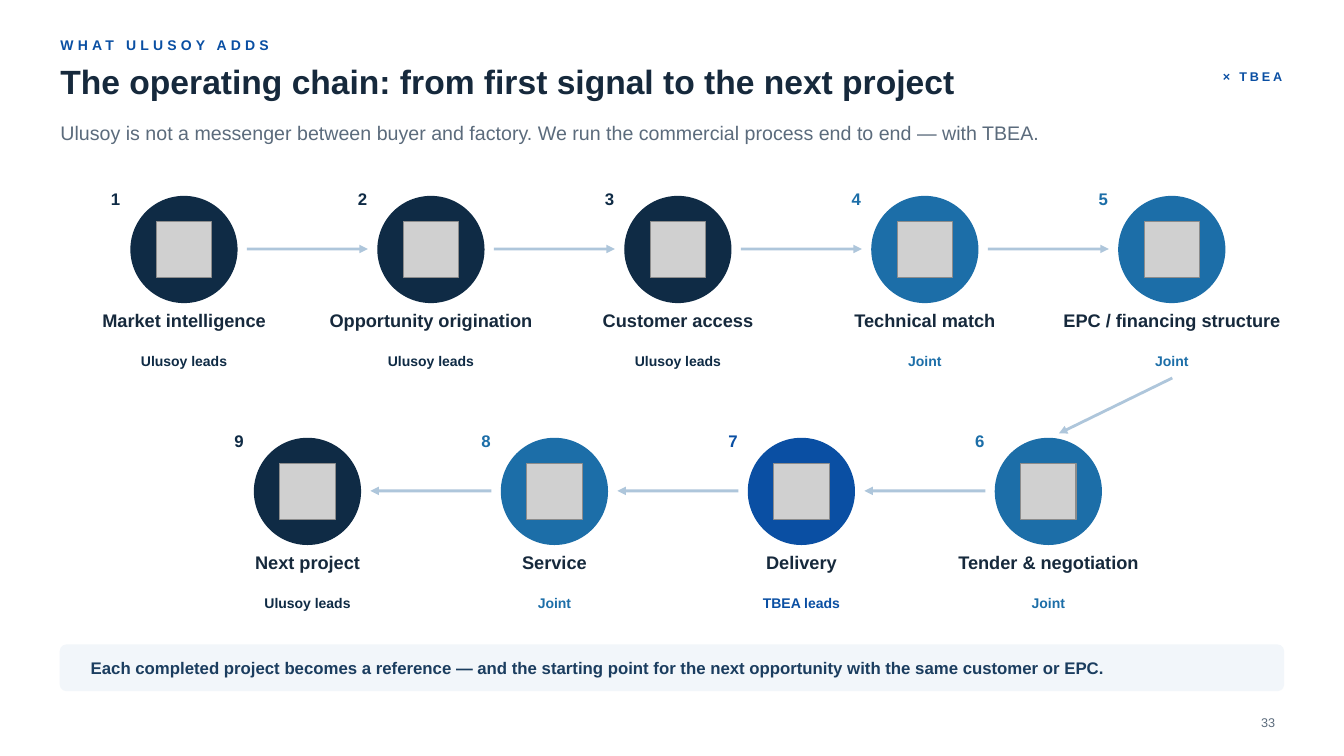
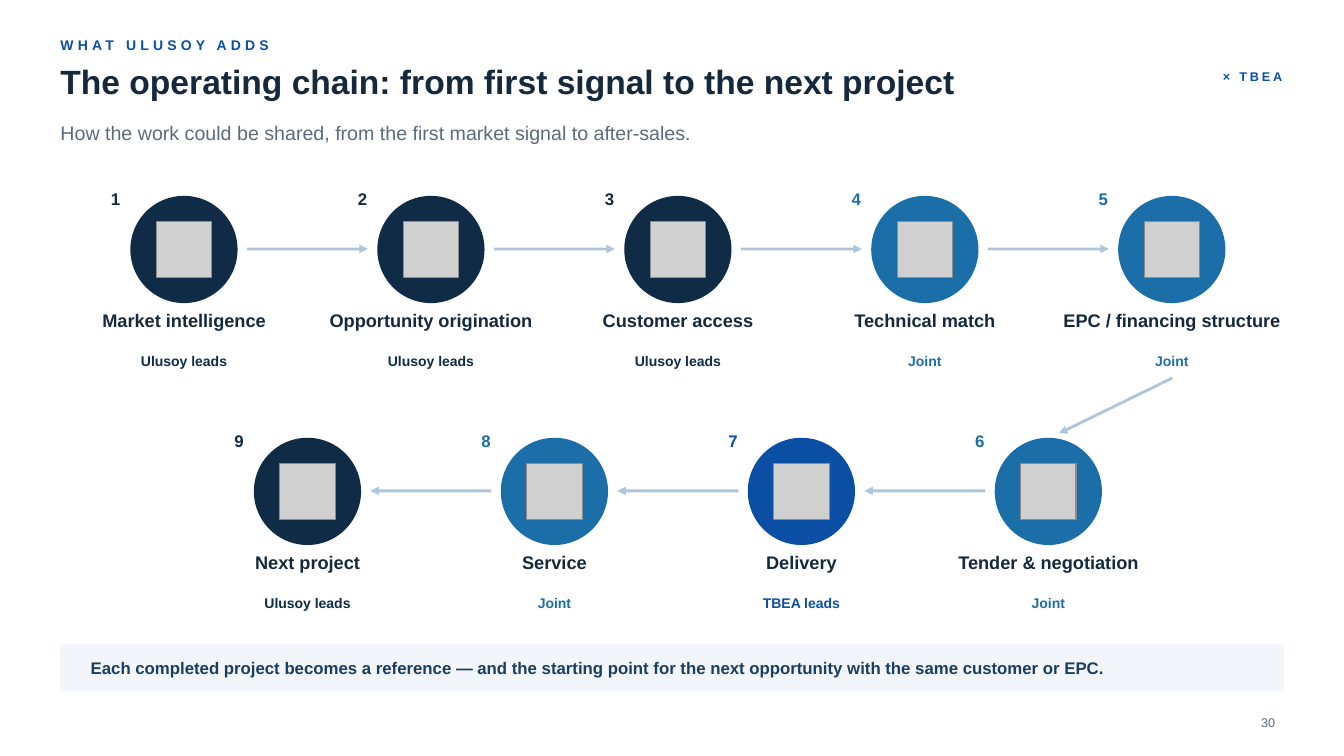
Before and after one commit to taimoorRazi/MultiTransformer, a slide deck: slide 30 of TBEA_HQ_Partnership_v2/Ulusoy - TBEA Partnership.pptx (slide 33 before the commit). Drawn at 1344x756 pixels with LibreOffice and Linux fonts; fonts in the diff are those of the drawing; grey boxes stand for pictures; background and template pictures are left out. Boxes give left, top, right and bottom in pixels: in the first picture for what was removed or moved away, otherwise in the second. Text is boxed around its words. In the diff, an @@ line names an element or a change of style, - is before the commit and + after.

```diff
--- a/TBEA_HQ_Partnership_v2/Ulusoy - TBEA Partnership.pptx
+++ b/TBEA_HQ_Partnership_v2/Ulusoy - TBEA Partnership.pptx
@@ text at (60,126,691,144): text changed @@
-Ulusoy is not a messenger between buyer and factory. We run the commercial process end to end — with TBEA.
+How the work could be shared, from the first market signal to after-sales.
@@ page number at (1261,718,1275,727): text changed @@
-33
+30
```
Also in this commit, not shown: 25 other slides changed, 1 slide added, 5 slides removed, 17 other files.
